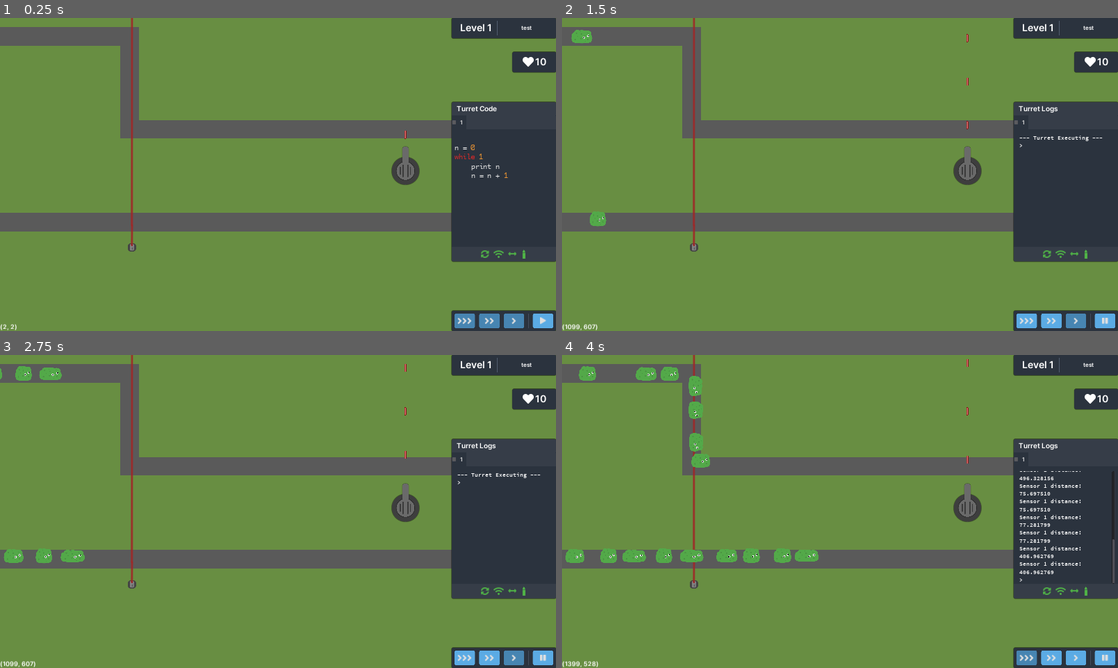
Above: before the commit, frames 1-4 (two rows, left to right).
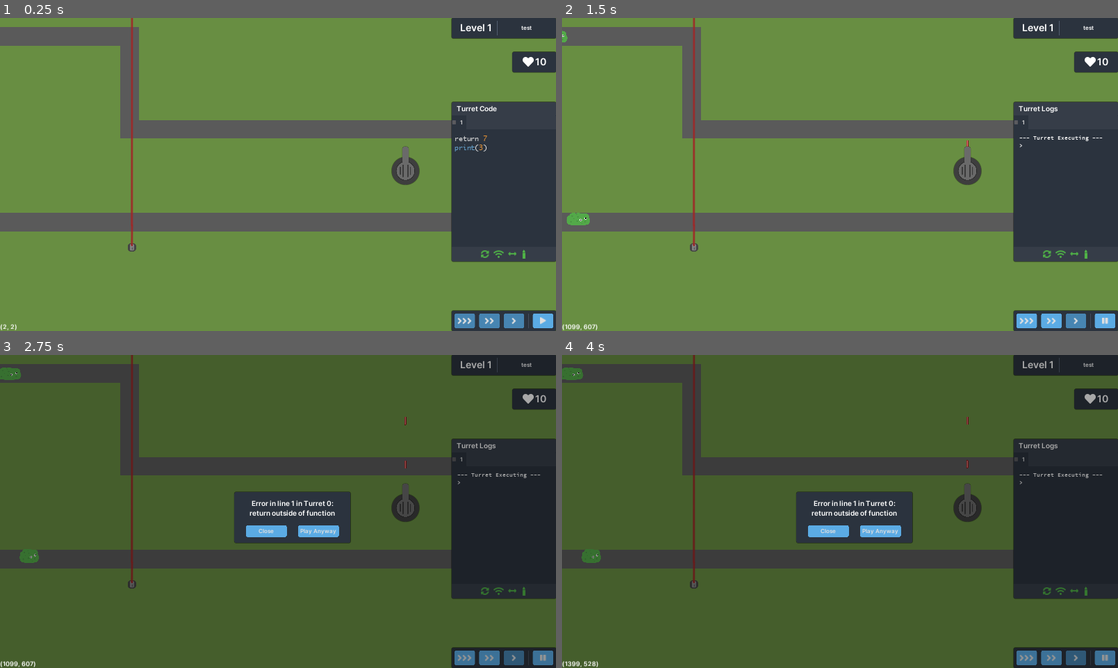
Above: after the commit, the same moments.

Repository: Latiang/tower-defense-godot
Game: Godot game, scene res://objects/Main.tscn
Same seed, same stepped clock (60 frames per second), same inputs: the game is played once before the commit and once after it.
Inputs (mouse positions are in pixels of both pictures, inside the frame that each line leads up to):
- Up to frame 1 (0.25 s): no input
- Up to frame 2 (1.5 s): click "" at 0.5 s; click (878, 193) at 1.25 s, where only the run after the commit has a clickable "Play Anyway"
- Up to frame 3 (2.75 s): click (316, 530) at 2 s, where only the run after the commit has a clickable "Play Anyway"
- Up to frame 4 (4 s): click "" at 2.75 s; move the mouse to (967, 508) at 3.52 s; press the mouse at (967, 508) at 3.53 s; hold D from 3.53 s (still down)

The runs differ from the first frame. In frame 1, 0.2% of the frame differs, in the area x 72-92%, y 36-52%; in frame 2, 0.5%; in frame 3, 88%; in frame 4, 89%, in the area x 0-100%, y 0-100%.

Commit message:
Add error messages for return outside of functions

Diff:
--- a/src/objects/CodeInterpreter.gd
+++ b/src/objects/CodeInterpreter.gd
@@ -16,7 +16,7 @@
 	var text
 	var indent_size
 	var line
-	func _init(text, indent_size, line = null):
+	func _init(text, indent_size, line=null):
 		self.text = text
 		self.indent_size = indent_size
 		self.line = line
@@ -27,6 +27,9 @@
 
 var _lines_left = 0
 export var OPS_PER_RUN = 100000
+
+func _error(message, line):
+	get_parent().emit_signal("code_error", message, line)
 
 func _shoot(value):
 	self._stop = true
@@ -593,7 +596,7 @@
 		lines.append(CodeLine.new(text, leading_spaces, index + 1))
 	return lines
 
-func _statements_from_lines(lines):
+func _statements_from_lines(lines, function=false):
 	var statements = []
 	# Statements need to cover loops as well in order to properly work
 	# ToDo
@@ -601,6 +604,7 @@
 	while index < len(lines):
 		var indent = lines[index].indent_size
 		var line = lines[index].text
+		var line_index = lines[index].line
 		var splits = line.split("=")
 		if line.begins_with("while "):
 			var condition = line.substr(6)
@@ -610,7 +614,7 @@
 					next_index = i
 					break
 			var code = lines.slice(index + 1, next_index - 1)
-			code = _statements_from_lines(code)
+			code = _statements_from_lines(code, function)
 			index = next_index - 1
 			statements.append(Loop.new(condition, code))
 		elif line.begins_with("for "):
@@ -624,12 +628,12 @@
 					next_index = i
 					break
 			var code = lines.slice(index + 1, next_index - 1)
-			code = _statements_from_lines(code)
+			code = _statements_from_lines(code, function)
 			index = next_index - 1
 			statements.append(Conditional.new(condition, code))
 		elif line.begins_with("else") and len(line) == 4:
 			if typeof(statements[-1]) != typeof(Conditional):
-				print("error")
+				print("Error")
 			var condition = "1"
 			var next_index = len(lines)
 			for i in range(index + 1, len(lines)):
@@ -637,7 +641,7 @@
 					next_index = i
 					break
 			var code = lines.slice(index + 1, next_index - 1)
-			code = _statements_from_lines(code)
+			code = _statements_from_lines(code, function)
 			index = next_index - 1
 			statements.append(Conditional.new(condition, code, 0))
 		elif line.begins_with("elif "):
@@ -650,13 +654,16 @@
 					next_index = i
 					break
 			var code = lines.slice(index + 1, next_index - 1)
-			code = _statements_from_lines(code)
+			code = _statements_from_lines(code, function)
 			index = next_index - 1
 			statements.append(Conditional.new(condition, code, 0))
 		elif line.begins_with("return "):
-			var eval = line.substr(7)
-			eval = eval.strip_edges()
-			statements.append(Return.new(eval))
+			if not function:
+				self._error("return outside of function", line_index)
+			else:
+				var eval = line.substr(7)
+				eval = eval.strip_edges()
+				statements.append(Return.new(eval))
 		elif line.begins_with("def "): #Function
 			#Need to find function name
 			var name = ""
@@ -688,7 +695,7 @@
 					next_index = i
 					break
 			var code = lines.slice(index + 1, next_index - 1)
-			code = _statements_from_lines(code)
+			code = _statements_from_lines(code, true)
 			index = next_index - 1
 			self._functions[name] = Function.new(name, args, code)
 		elif len(splits) % 2 == 0: #Even number implies odd number of =, means assignment
@@ -731,10 +738,6 @@
 										10,
 										false,
 										0))
-	operators.push_back(UnaryOperator.new(funcref(self, "_rotate"),
-										"rotate",
-										-1002,
-										true))
 	operators.push_back(BinaryOperator.new(funcref(self, "_equals"),
 										"==",
 										-100))
@@ -763,14 +766,6 @@
 func run():
 	self._stop = false
 	self._lines_left = self.OPS_PER_RUN
-	code_source = """
-def fib(n)
-	if n < 2
-		return 1
-	return fib(n - 1) + fib(n - 2)
-print(fib(10))
-fire()
-"""
 	if self._eval_object == null:
 		self._eval_object = self._run_code()
 	else:
--- a/src/objects/Main.tscn
+++ b/src/objects/Main.tscn
@@ -8,7 +8,6 @@
 [node name="Main" type="Node"]
 script = ExtResource( 3 )
 debug_main_menu_override = true
-debug_tick_interpreter_once = true
 
 [node name="LevelManager" type="Node" parent="."]
 script = ExtResource( 2 )
--- a/src/saves/save1.json
+++ b/src/saves/save1.json
@@ -1 +1 @@
-{"levels":[{"count":1,"description":"test","file":"TestLevel1","status":2,"turret_code":["\nn = 0\nwhile 1\n\tprint n\n\tn = n + 1\n"]},{"count":2,"description":"test2","file":"TestLevel2","status":3,"turret_code":["\nprint ((0 ))\n","\nprint ((0 ))\n"]}]}
+{"levels":[{"count":1,"description":"test","file":"TestLevel1","status":2,"turret_code":["return 7\nprint(3)"]},{"count":2,"description":"test2","file":"TestLevel2","status":3,"turret_code":["\nprint ((0 ))\n","\nprint ((0 ))\n"]}]}
